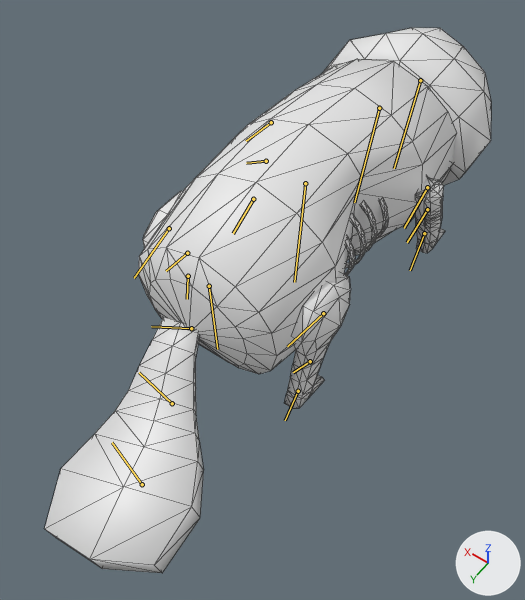
The FBX model 3D-DATA-ZombieBeaverSpil/Assets/3DModels/beaver.FBX, before and after one commit.
Before and after are seen from a 50 mm lens placed at (-0.759, 1.263, 1.759), pointed at (-0.036, 0.25, 0.169). Lighting does not change. The marker at lower right points along +X, +Y and +Z. Both versions are drawn at frame 61 of the action 'Take 001'; the numbers are the values there. The bones that bend it are drawn over the model as lines. Mesh edges are drawn as thin lines.

Names of what the first picture shows: 'Beaver body'.
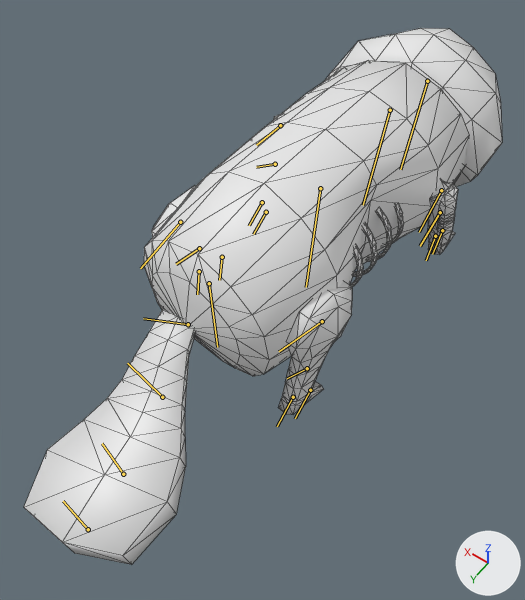
Changed parts and their boxes (x1, y1, x2, y2) in the pictures (525 x 600 px):
```json
{"object": "Beaver body", "change": "posed", "before": [44, 28, 491, 573], "after": [24, 28, 502, 564], "on screen": "7% wider"}
{"bone": "Ryg søjle", "before": "(209, 286) to (217, 349)", "after": "(209, 283) to (217, 347)"}
{"bone": "Ryg søjle01", "before": "(305, 183) to (294, 282)", "after": "(320, 188) to (306, 287)"}
```

The change, as JSON lines over the scene's bpy script:
```json
{"block": "bone_ryg_søjle", "where": "bone_ryg_søjle = bpy.data.objects['Armature'].pose.bones['Ryg søjle']"}
{"op": "set", "path": "bone_ryg_søjle.location", "old": "(0.0, 1.0, 0.0)", "new": "(0.0, 0.0, 0.0)"}
{"op": "set", "path": "bone_ryg_søjle.rotation_quaternion", "old": "(1.0, 0.0, 0.0, 0.0)", "new": "(0.998, 0.0, 0.058, 0.0)", "note": "degrees (0, 0, 0) -> degrees (0, 7, 0)"}
{"block": "bone_ryg_søjle01", "where": "bone_ryg_søjle01 = bpy.data.objects['Armature'].pose.bones['Ryg søjle01']  # child of 'Ryg søjle'"}
{"op": "set", "path": "bone_ryg_søjle01.rotation_quaternion", "old": "(1.0, 0.0, 0.0, 0.0)", "new": "(0.998, 0.0, -0.07, 0.0)", "note": "degrees (0, 0, 0) -> degrees (0, -8, 0)"}
```
